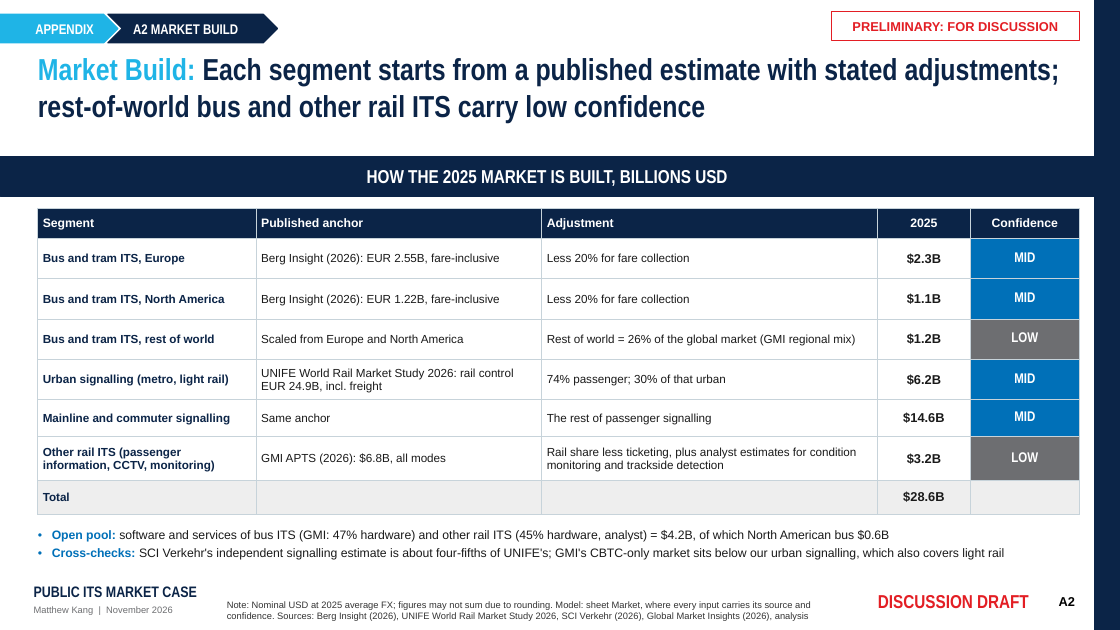
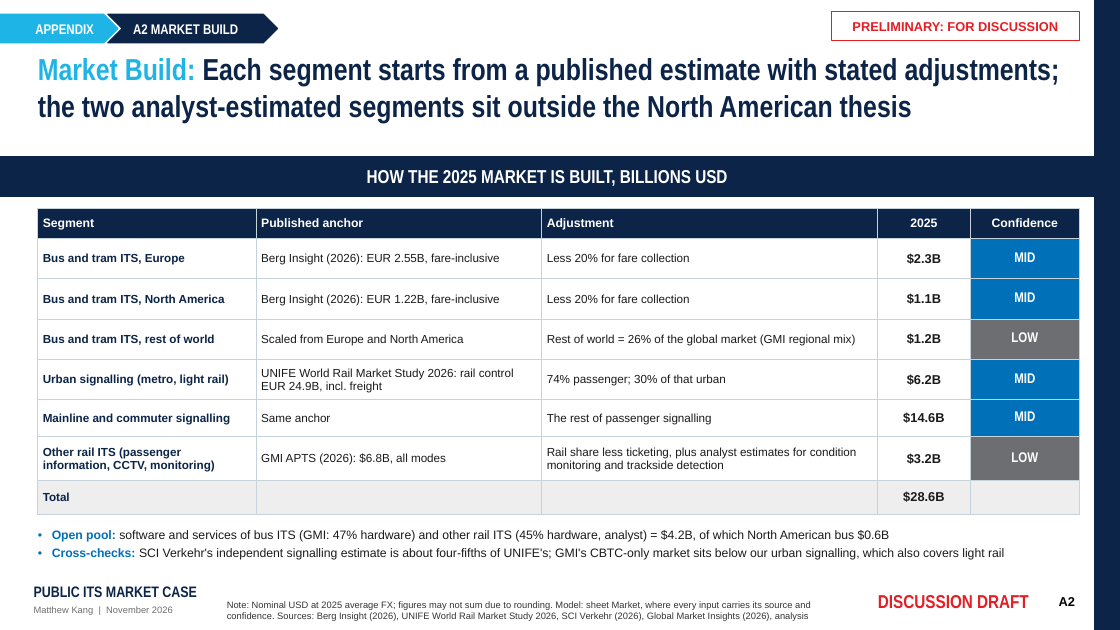
Before and after one commit to matthewkang858/Project-2-, a slide deck: slide 3 of its-market-case/deck/Public_ITS_Market_Case_Appendix.pptx. Drawn at 1120x630 pixels with LibreOffice and Linux fonts; fonts in the diff are those of the drawing. Boxes give left, top, right and bottom in pixels: in the first picture for what was removed or moved away, otherwise in the second. Text is boxed around its words. In the diff, an @@ line names an element or a change of style, - is before the commit and + after.

```diff
--- a/its-market-case/deck/Public_ITS_Market_Case_Appendix.pptx
+++ b/its-market-case/deck/Public_ITS_Market_Case_Appendix.pptx
@@ title at <box>38,58,1060,122</box>: text changed @@
-Market Build: Each segment starts from a published estimate with stated adjustments; rest-of-world bus and other rail ITS carry low confidence
+Market Build: Each segment starts from a published estimate with stated adjustments; the two analyst-estimated segments sit outside the North American thesis
```
Also in this commit, not shown: 1 other slide changed, 5 other files.
